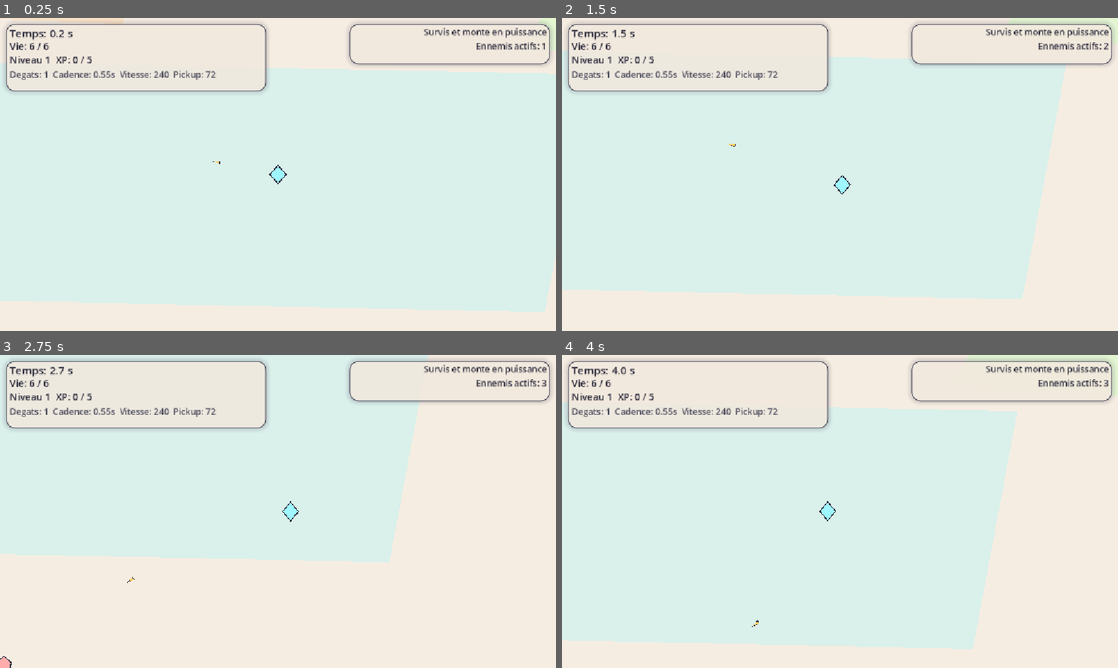
Above: before the commit, frames 1-4 (two rows, left to right).
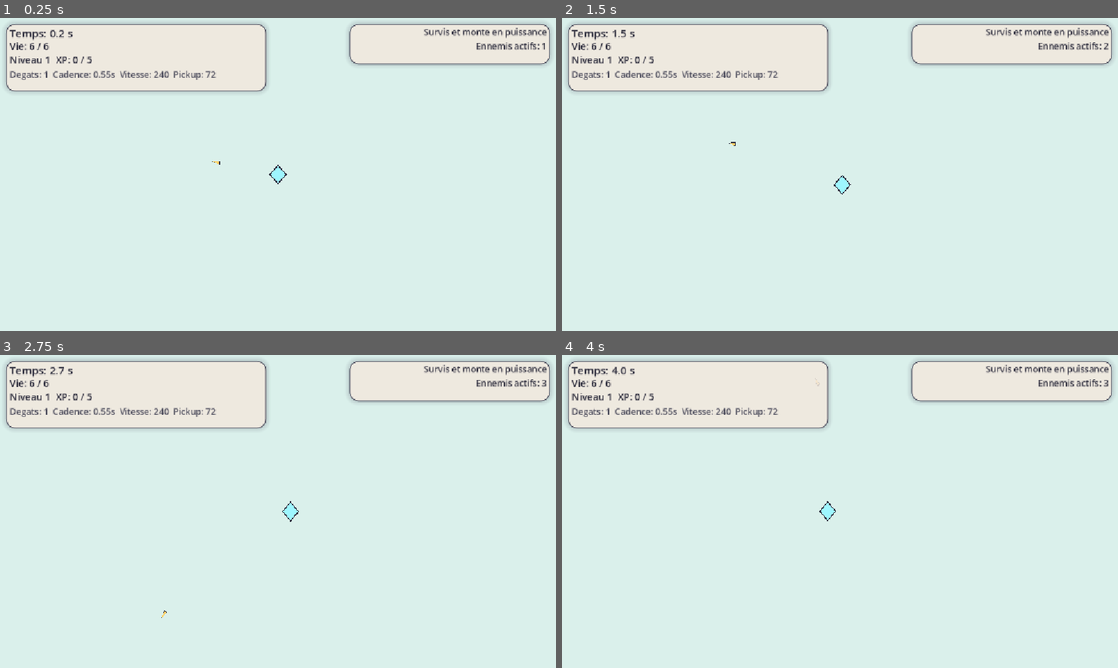
Above: after the commit, the same moments.

Repository: piiieeere/zeucozy
Game: Godot game, scene res://scenes/main.tscn
Two runs of this game, one before a commit and one after it. Both use one fixed random seed, a clock stepped at 60 frames per second and the inputs below.
Inputs:
- Up to frame 1 (0.25 s): no input
- Up to frame 2 (1.5 s): hold Right (ui_right) 0.53-1.28 s; hold Down (ui_down) from 1.28 s (still down)
- Up to frame 3 (2.75 s): release Down (ui_down) at 2.03 s; hold Right (ui_right) from 2.03 s (still down)
- Up to frame 4 (4 s): release Right (ui_right) at 2.78 s; hold Up (ui_up) 2.78-3.53 s; hold Left (ui_left) from 3.53 s (still down)

The runs differ from the first frame. In frame 1, 12% of the frame differs, in the area x 0-100%, y 0-100%; in frame 2, 24%; in frame 3, 49%; in frame 4, 28%.

Commit message:
feat: update arena dimensions and scale for improved gameplay experience

Diff:
--- a/scripts/main.gd
+++ b/scripts/main.gd
@@ -4,8 +4,8 @@
 const BRUTE_SCENE := preload("res://scenes/enemies/brute.tscn")
 const XP_ORB_SCENE := preload("res://scenes/xp_orb.tscn")
 const PROJECTILE_SCENE := preload("res://scenes/projectile.tscn")
-const MIN_ARENA_SIZE := Vector2(2304.0, 1296.0)
-const ARENA_SCALE := 2.0
+const MIN_ARENA_SIZE := Vector2(5760.0, 3240.0)
+const ARENA_SCALE := 10.0
 
 var elapsed_time := 0.0
 var spawn_timer := 0.0
